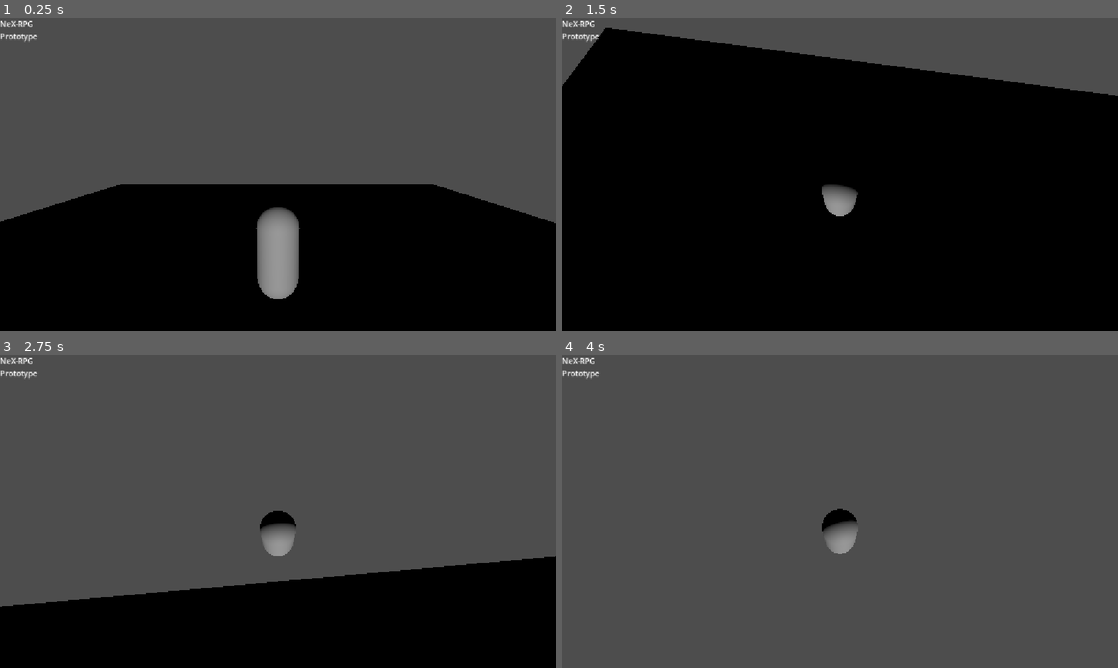
Above: before the commit, frames 1-4 (two rows, left to right).
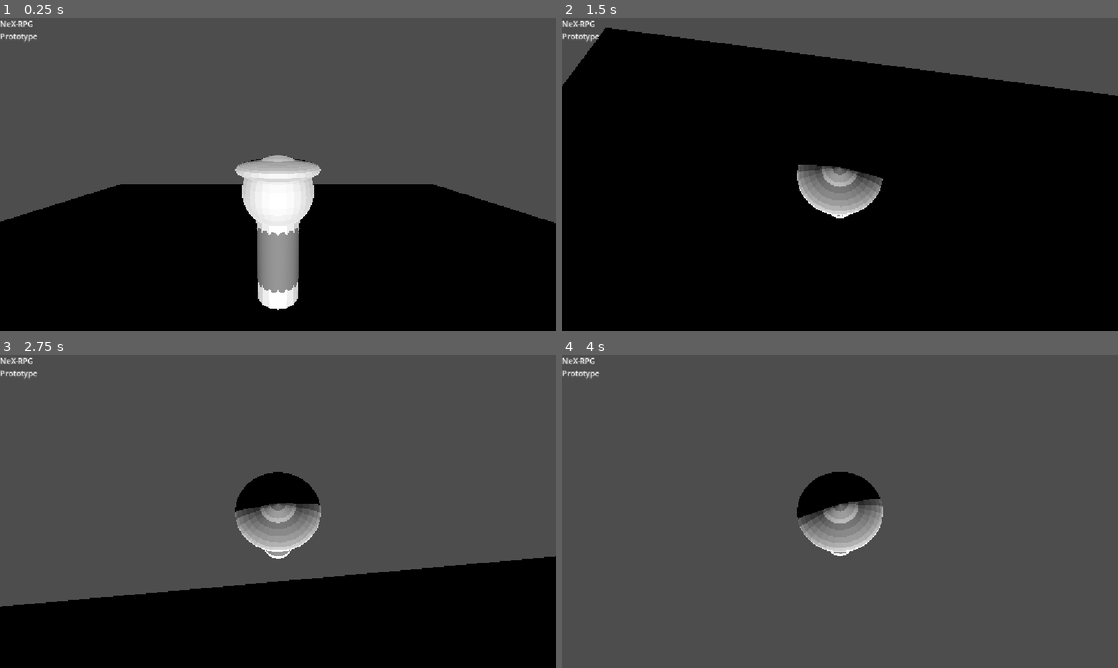
Above: after the commit, the same moments.

Repository: arturkramar535/NeX-RPG
Game: Godot game, scene res://scenes/world/World.tscn
Same seed, same stepped clock (60 frames per second), same inputs: the game is played once before the commit and once after it. The project has no main scene, so this scene is started directly.
Inputs (mouse positions are in pixels of both pictures, inside the frame that each line leads up to):
- Up to frame 1 (0.25 s): no input
- Up to frame 2 (1.5 s): tap Enter at 0.5 s; move the mouse to (867, 174) at 0.52 s; hold W (move_up) from 0.53 s (still down); move the mouse to (812, 174) at 1.27 s
- Up to frame 3 (2.75 s): keep holding W (move_up); move the mouse to (289, 505) at 2.02 s
- Up to frame 4 (4 s): keep holding W (move_up); move the mouse to (834, 517) at 2.77 s; tap Space at 3.5 s; move the mouse to (878, 514) at 3.52 s

The runs differ from the first frame. In frame 1, 3.1% of the frame differs, in the area x 42-58%, y 43-94%; in frame 2, 1.7%; in frame 3, 2.7%; in frame 4, 2.7%.

Commit message:
Add player system

Diff:
--- a/scenes/characters/player.tscn
+++ b/scenes/characters/player.tscn
@@ -4,6 +4,8 @@
 [ext_resource type="Resource" uid="uid://dwmyg3nyswluq" path="res://data/characters/player_default.tres" id="2_76oj4"]
 [ext_resource type="Script" uid="uid://cbm35l57kfnh5" path="res://scripts/player/third_person_camera.gd" id="2_yewv4"]
 [ext_resource type="Script" uid="uid://bw53skmpfnyeg" path="res://scripts/characters/character_visual.gd" id="4_dyp2m"]
+[ext_resource type="PackedScene" uid="uid://54ri2m56s6no" path="res://assets/characters/player/player_test.glb" id="5_atpat"]
+[ext_resource type="Script" uid="uid://c3fgnufs27pao" path="res://scripts/characters/animation_controller.gd" id="6_kqtwu"]
 
 [sub_resource type="CapsuleShape3D" id="CapsuleShape3D_4lv1d"]
 radius = 0.4
@@ -38,3 +40,12 @@
 
 [node name="CharacterVisual" type="Node3D" parent="." unique_id=1538480077]
 script = ExtResource("4_dyp2m")
+
+[node name="Model" type="Node3D" parent="CharacterVisual" unique_id=208859059]
+
+[node name="player_test" parent="CharacterVisual/Model" unique_id=2121567693 instance=ExtResource("5_atpat")]
+
+[node name="AnimationController" type="Node" parent="." unique_id=1122713047]
+script = ExtResource("6_kqtwu")
+
+[editable path="CharacterVisual/Model/player_test"]
--- /dev/null
+++ b/scripts/characters/animation_controller.gd
@@ -0,0 +1,30 @@
+class_name CharacterAnimationController
+extends Node
+
+## Controls the animation state of a character.
+## The actual animation assets are connected separately.
+
+enum AnimationState {
+	IDLE,
+	WALK,
+	RUN
+}
+
+var current_state: AnimationState = AnimationState.IDLE
+
+
+func set_state(new_state: AnimationState) -> void:
+	if current_state == new_state:
+		return
+
+	current_state = new_state
+
+	match current_state:
+		AnimationState.IDLE:
+			print("Animation state: IDLE")
+
+		AnimationState.WALK:
+			print("Animation state: WALK")
+
+		AnimationState.RUN:
+			print("Animation state: RUN")
--- a/scripts/player/player_controller.gd
+++ b/scripts/player/player_controller.gd
@@ -8,6 +8,7 @@
 
 @onready var camera_pivot: Node3D = $CameraPivot
 @onready var character_visual: CharacterVisual = $CharacterVisual
+@onready var animation_controller: CharacterAnimationController = $AnimationController
 func _ready() -> void:
 	if character_data != null:
 		print("Character loaded: " + character_data.character_name)
@@ -41,3 +42,8 @@
 		velocity.y = 0.0
 
 	move_and_slide()
+
+	if direction.length() > 0.1:
+		animation_controller.set_state(CharacterAnimationController.AnimationState.WALK)
+	else:
+		animation_controller.set_state(CharacterAnimationController.AnimationState.IDLE)
Binary file added: assets/characters/player/player_test.glb
Not shown, added: assets/characters/player/player_test.glb.import
Not shown, added: scripts/characters/animation_controller.gd.uid
